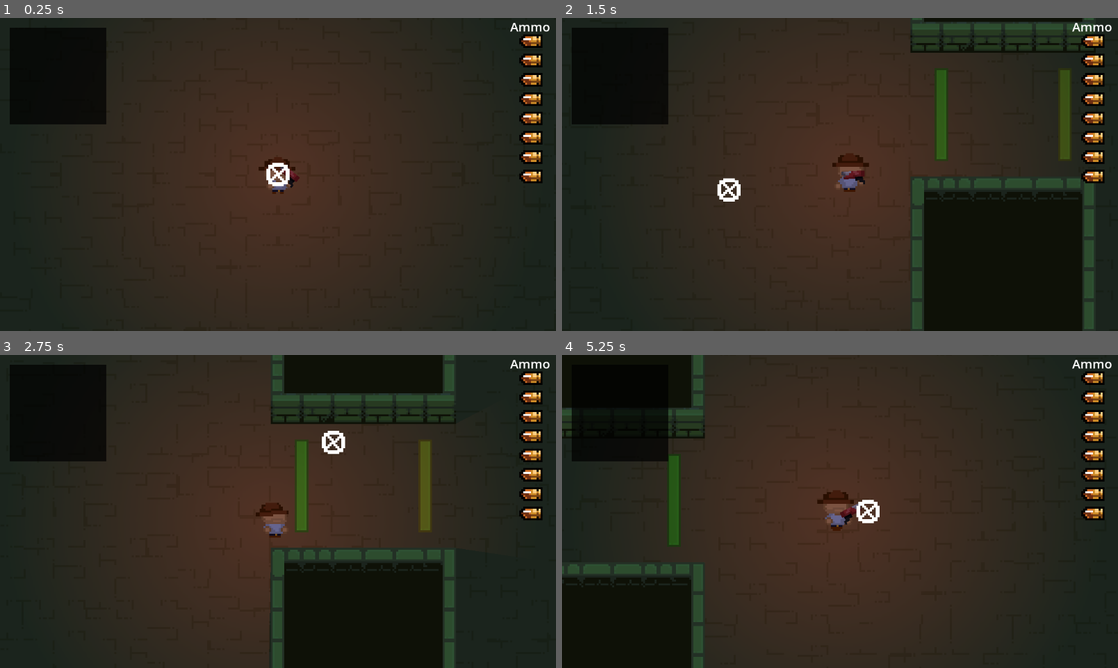
Above: before the commit, frames 1-4 (two rows, left to right).
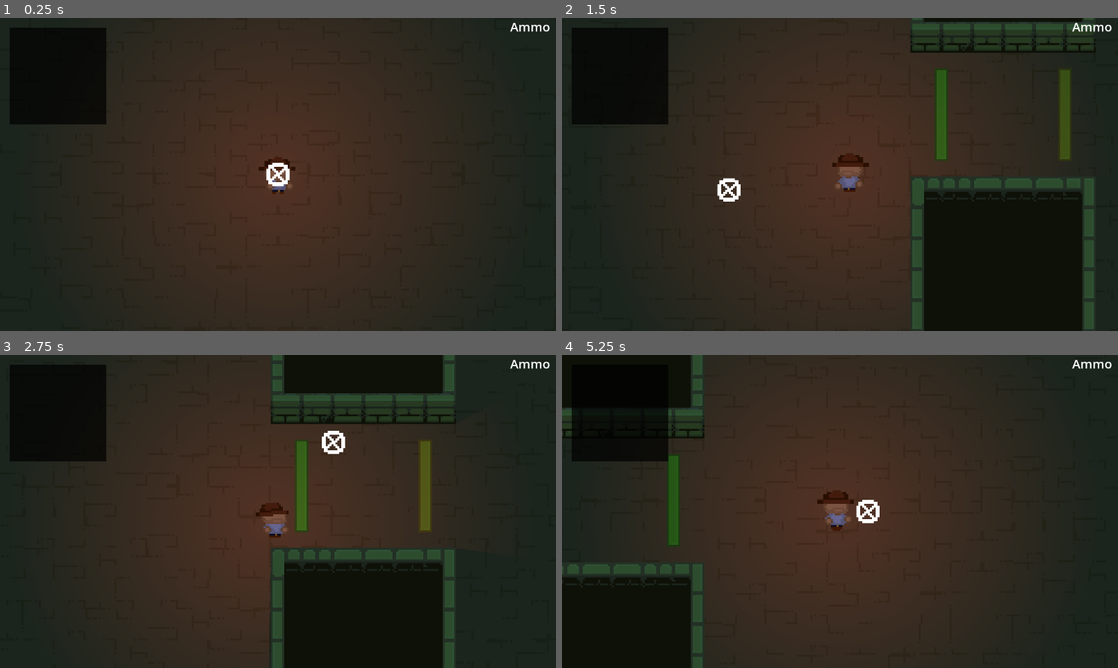
Above: after the commit, the same moments.

Repository: wonderdip/Guns-N-Gylphs
Game: Godot game, scene res://Scenes/World.tscn
Same seed, same stepped clock (60 frames per second), same inputs: the game is played once before the commit and once after it.
Inputs (mouse positions are in pixels of both pictures, inside the frame that each line leads up to):
- Up to frame 1 (0.25 s): no input
- Up to frame 2 (1.5 s): tap Enter at 0.5 s; move the mouse to (962, 158) at 0.52 s; hold Right (move_right) 0.53-1.28 s; tap Mouse wheel up (next_weapon, bound only after the commit) at 0.6 s; tap Mouse wheel down (prev_weapon, bound only after the commit) at 0.8, 1.35 s; move the mouse to (728, 190) at 1.27 s; hold Down (move_down) from 1.28 s (still down)
- Up to frame 3 (2.75 s): tap Mouse wheel up (next_weapon, bound only after the commit) at 1.55 s; move the mouse to (333, 442) at 2.02 s; release Down (move_down) at 2.03 s; hold Right (move_right) from 2.03 s (still down); right-click (333, 442) at 2.1 s; tap Mouse wheel down (prev_weapon, bound only after the commit) at 2.3 s
- Up to frame 4 (5.25 s): move the mouse to (812, 574) at 2.77 s; release Right (move_right) at 2.78 s; hold W (move_up) 2.78-3.53 s; click (812, 574) at 2.85 s; tap Mouse wheel up (next_weapon, bound only after the commit) at 3.05, 3.6, 4.55, 5.1 s; move the mouse to (1006, 558) at 3.52 s; hold Left (move_left) 3.53-5.03 s; tap Mouse wheel down (prev_weapon, bound only after the commit) at 3.8, 4.35 s; tap R (reload) at 4.15 s; move the mouse to (673, 464) at 4.27 s; move the mouse to (867, 511) at 5.02 s; hold Down (move_down) from 5.03 s (still down)

The runs differ from the first frame. In frame 1, 1.3% of the frame differs, in the area x 50-98%, y 5-55%; in frame 2, 1.4%; in frame 3, 1.3%; in frame 4, 1.5%, in the area x 0-98%, y 0-100%.
Error after the commit: Modulo by zero error in operator '%'. (res://Scripts/Autoloads/Gun_Manager.gd:35)

Commit message:
added gun resources

Diff:
--- /dev/null
+++ b/Resources/GunList.tres
@@ -0,0 +1,7 @@
+[gd_resource type="Resource" script_class="GunList" load_steps=2 format=3 uid="uid://bhfqpwxepkngo"]
+
+[ext_resource type="Script" path="res://Scripts/Guns/GunList.gd" id="1_mht5l"]
+
+[resource]
+script = ExtResource("1_mht5l")
+guns = Array[Resource("res://Scripts/Guns/GunResource.gd")]([])
--- /dev/null
+++ b/Resources/Pistol_resource.tres
@@ -0,0 +1,20 @@
+[gd_resource type="Resource" script_class="GunResource" load_steps=4 format=3 uid="uid://b8jc2g6ypenha"]
+
+[ext_resource type="PackedScene" uid="uid://bd74oxxoi3new" path="res://Scenes/Guns/Pistol.tscn" id="1_aew0p"]
+[ext_resource type="PackedScene" uid="uid://dcb07uhdlqysu" path="res://Scenes/Guns/Bullets/bullets.tscn" id="1_eqrcv"]
+[ext_resource type="Script" path="res://Scripts/Guns/GunResource.gd" id="1_pn0ol"]
+
+[resource]
+script = ExtResource("1_pn0ol")
+gun_name = "Pistol"
+gun_scene = ExtResource("1_aew0p")
+damage = 1
+magazine_size = 8
+bullet_count = 1
+reload_time = 1.0
+hold_type = 1
+shot_radius = 0.0
+shot_delay = 0.2
+bullet = ExtResource("1_eqrcv")
+description = "A basic Pistol"
+unlocked = true
--- a/Scenes/Guns/Pistol.tscn
+++ b/Scenes/Guns/Pistol.tscn
@@ -1,7 +1,6 @@
-[gd_scene load_steps=6 format=3 uid="uid://bd74oxxoi3new"]
+[gd_scene load_steps=5 format=3 uid="uid://bd74oxxoi3new"]
 
 [ext_resource type="Script" path="res://Scripts/Guns/pistol.gd" id="1_60812"]
-[ext_resource type="PackedScene" uid="uid://dcb07uhdlqysu" path="res://Scenes/Guns/Bullets/bullets.tscn" id="2_vr1hb"]
 [ext_resource type="Texture2D" uid="uid://ds2o4rnwpt0ad" path="res://Assets/Guns/Guns.png" id="3_xpybe"]
 
 [sub_resource type="Curve" id="Curve_tce1w"]
@@ -17,13 +16,6 @@
 position = Vector2(-1, 0)
 scale = Vector2(4, 4)
 script = ExtResource("1_60812")
-bullet = ExtResource("2_vr1hb")
-damage = 10
-magazine_size = 8
-bullet_count = 1
-reload_time = 1.0
-hold_type = 1
-shot_delay = 0.2
 
 [node name="Pivot" type="Marker2D" parent="."]
 
--- a/Scenes/Player.tscn
+++ b/Scenes/Player.tscn
@@ -1,17 +1,18 @@
-[gd_scene load_steps=65 format=3 uid="uid://dekfi127ulci4"]
+[gd_scene load_steps=66 format=3 uid="uid://dekfi127ulci4"]
 
 [ext_resource type="Script" path="res://Scripts/Player.gd" id="1_sa2fe"]
 [ext_resource type="Shader" uid="uid://4spx5o2wdnxh" path="res://Shaders/hit_flash.tres" id="2_5ea5e"]
 [ext_resource type="Texture2D" uid="uid://crjbyfapojsov" path="res://Assets/Characters/Archeologist nohands- Idle-Sheet.png" id="2_v2d1j"]
+[ext_resource type="Resource" uid="uid://bhfqpwxepkngo" path="res://Resources/GunList.tres" id="2_yojcs"]
 [ext_resource type="Texture2D" uid="uid://yh3l6o45rn36" path="res://Assets/Characters/Archeologist - Dodge Roll.png" id="3_7dlpc"]
 [ext_resource type="Texture2D" uid="uid://ldmllljyxup0" path="res://Assets/Characters/Archeologist - Walk-Sheet.png" id="3_ljlli"]
 [ext_resource type="Texture2D" uid="uid://bsnjnjsnhf8t1" path="res://Assets/Characters/Hands/Hands - Idle-Sheet.png" id="4_0rcak"]
 [ext_resource type="Texture2D" uid="uid://ccn3a55lkipmh" path="res://Assets/Characters/Hands/Hands2 - Idle-Sheet.png" id="4_glct2"]
-[ext_resource type="PackedScene" uid="uid://bd74oxxoi3new" path="res://Scenes/Guns/Pistol.tscn" id="4_nyc7w"]
 [ext_resource type="Texture2D" uid="uid://djlurups8mj5l" path="res://Assets/Characters/Hands/Hands2 - Walk-Sheet.png" id="5_35fxj"]
 [ext_resource type="Texture2D" uid="uid://b64yc17nmxr8f" path="res://Assets/Characters/Hands/Hands - Walk-Sheet.png" id="5_av4q2"]
 [ext_resource type="Script" path="res://Scripts/dynamic_cam.gd" id="10_sjgxa"]
 [ext_resource type="Texture2D" uid="uid://b1tlgbjsth3kq" path="res://Assets/light texture.png" id="12_moxu8"]
+[ext_resource type="Script" path="res://Scripts/Autoloads/Gun_Manager.gd" id="13_r2r1l"]
 
 [sub_resource type="CapsuleShape2D" id="CapsuleShape2D_tq7eg"]
 radius = 24.0
@@ -416,6 +417,7 @@
 script = ExtResource("1_sa2fe")
 Speed = 600
 Health = 5
+gun_list = ExtResource("2_yojcs")
 dodge_length = 0.66
 dodge_cooldown = 0.3
 dodge_invincibility_length = 0.6
@@ -453,9 +455,6 @@
 
 [node name="CurrentGun" type="Node2D" parent="."]
 
-[node name="Pistol" parent="CurrentGun" instance=ExtResource("4_nyc7w")]
-position = Vector2(24, 20)
-
 [node name="BlinkTimer" type="Timer" parent="."]
 
 [node name="DynamicCamera" type="Camera2D" parent="."]
@@ -473,3 +472,9 @@
 shadow_enabled = true
 texture = ExtResource("12_moxu8")
 texture_scale = 4.35
+
+[node name="GunManager" type="Node" parent="." node_paths=PackedStringArray("player", "current_gun_parent")]
+script = ExtResource("13_r2r1l")
+player = NodePath("..")
+gun_list_resource = ExtResource("2_yojcs")
+current_gun_parent = NodePath("../CurrentGun")
--- /dev/null
+++ b/Scripts/Autoloads/Gun_Manager.gd
@@ -0,0 +1,89 @@
+extends Node
+class_name GunManager
+
+# Reference to the player
+@export var player: Node2D
+@export var gun_list_resource: GunList
+@export var current_gun_parent: Node2D
+
+# Current gun information
+var current_gun_index: int = 0
+var equipped_guns: Array[String] = []  # Names of guns the player has
+var active_gun: Gun = null
+
+func _ready():
+	# Initialize with the first gun if available
+	if gun_list_resource and gun_list_resource.guns.size() > 0:
+		# Add unlocked guns to the player's inventory
+		for gun in gun_list_resource.get_unlocked_guns():
+			equipped_guns.append(gun.gun_name)
+
+		# Equip the first gun
+		if equipped_guns.size() > 0:
+			equip_gun(0)
+
+
+func _process(_delta):
+	# Handle weapon switching
+	if Input.is_action_just_pressed("next_weapon"):
+		next_gun()
+	elif Input.is_action_just_pressed("prev_weapon"):
+		prev_gun()
+	print(equipped_guns)
+
+func next_gun():
+	var next_index = (current_gun_index + 1) % equipped_guns.size()
+	equip_gun(next_index)
+
+func prev_gun():
+	var prev_index = (current_gun_index - 1)
+	if prev_index < 0:
+		prev_index = equipped_guns.size() - 1
+	equip_gun(prev_index)
+
+func equip_gun(index: int):
+	if index < 0 or index >= equipped_guns.size():
+		return
+
+	# Clear current gun
+	for child in current_gun_parent.get_children():
+		child.queue_free()
+
+	current_gun_index = index
+	var gun_name = equipped_guns[index]
+	var gun_resource = gun_list_resource.get_gun_by_name(gun_name)
+
+	if gun_resource and gun_resource.gun_scene:
+		# Instantiate the new gun
+		var new_gun = gun_resource.gun_scene.instantiate()
+		current_gun_parent.add_child(new_gun)
+		active_gun = new_gun
+
+		# Configure the gun with resource values
+		if new_gun.has_method("configure_from_resource"):
+			new_gun.configure_from_resource(gun_resource)
+
+func add_gun(gun_name: String) -> bool:
+	# Add a gun to the player's inventory if it exists in the gun list
+	var gun_resource = gun_list_resource.get_gun_by_name(gun_name)
+	if gun_resource and not equipped_guns.has(gun_name):
+		equipped_guns.append(gun_name)
+		return true
+	return false
+
+func remove_gun(gun_name: String) -> bool:
+	# Remove a gun from the player's inventory
+	var index = equipped_guns.find(gun_name)
+	if index != -1:
+		equipped_guns.remove_at(index)
+
+		# If we removed the current gun, equip another one
+		if index == current_gun_index:
+			if equipped_guns.size() > 0:
+				equip_gun(min(index, equipped_guns.size() - 1))
+		# If we removed a gun before the current one, adjust the index
+		elif index < current_gun_index:
+			current_gun_index -= 1
+
+		return true
+	return false
--- a/Scripts/GunList.gd
+++ /dev/null
@@ -1 +0,0 @@
-extends Node
--- /dev/null
+++ b/Scripts/Guns/GunList.gd
@@ -0,0 +1,26 @@
+extends Resource
+class_name GunList
+
+# Array of gun resources
+@export var guns: Array[GunResource] = []
+
+# Get a gun by name
+func get_gun_by_name(name: String) -> GunResource:
+	for gun in guns:
+		if gun.gun_name == name:
+			return gun
+	return null
+
+# Get a gun by index
+func get_gun_by_index(index: int) -> GunResource:
+	if index >= 0 and index < guns.size():
+		return guns[index]
+	return null
+
+# Get all unlocked guns
+func get_unlocked_guns() -> Array[GunResource]:
+	var unlocked_guns: Array[GunResource] = []
+	for gun in guns:
+		if gun.unlocked:
+			unlocked_guns.append(gun)
+	return unlocked_guns
--- /dev/null
+++ b/Scripts/Guns/GunResource.gd
@@ -0,0 +1,21 @@
+extends Resource
+class_name GunResource
+
+# Basic gun properties
+@export var gun_name: String = "Default Gun"
+@export var gun_scene: PackedScene
+@export var gun_icon: Texture2D
+
+# Gun stats (matching your Gun class properties)
+@export var damage: int = 1
+@export var magazine_size: int = 10
+@export var bullet_count: int = 1
+@export var reload_time: float = 1.0
+@export_range(0, 2) var hold_type: int = 1
+@export_range(0, 360) var shot_radius: float = 0
+@export_range(0, 10) var shot_delay: float = 0.1
+
+# Additional properties
+@export var bullet: PackedScene
+@export var description: String = "A basic gun"
+@export var unlocked: bool = true  # Whether this gun is available to the player
--- a/Scripts/Guns/gun_base.gd
+++ b/Scripts/Guns/gun_base.gd
@@ -1,25 +1,40 @@
 extends Node2D
 class_name Gun
 
-@export var bullet: PackedScene
-@export var damage: int = 0
-@export var magazine_size: int = 0
-@export var bullet_count: int = 0
-@export var reload_time: float = 0
-@export_range(0, 2) var hold_type: int = 0
-@export_range(0, 360) var shot_radius: float = 0
-@export_range(0, 1000) var shot_delay: float = 0
+# Gun properties - these will be set from GunResource
+var bullet: PackedScene
+var damage: int = 0
+var magazine_size: int = 0
+var bullet_count: int = 0
+var reload_time: float = 0
+var hold_type: int = 0
+var shot_radius: float = 0
+var shot_delay: float = 0
 
 @onready var shot_particles = $Pivot/GunSprite/BulletPoint/ShotParticles
 @onready var gun_sprite = $Pivot/GunSprite
 @onready var bullet_point = $Pivot/GunSprite/BulletPoint
 @onready var pivot = $Pivot
-@onready var player: Node2D = get_node("/root/World/Player")
+var player: CharacterBody2D
 
 var can_shoot: bool = true
 var current_mag_size: int = magazine_size
 var reloading: bool = false
+var gun_name: String = "Default Gun"
 
+# Configure gun from resource
+func configure_from_resource(resource: GunResource) -> void:
+
+	gun_name = resource.gun_name
+	bullet = resource.bullet
+	damage = resource.damage
+	magazine_size = resource.magazine_size
+	current_mag_size = magazine_size
+	bullet_count = resource.bullet_count
+	reload_time = resource.reload_time
+	hold_type = resource.hold_type
+	shot_radius = resource.shot_radius
+	shot_delay = resource.shot_delay
 
 func _process(_delta):
 	call_deferred("update_art")
@@ -42,7 +57,7 @@
 
 func _ready():
 	current_mag_size = magazine_size  # Start fully loaded
-
+	player = get_tree().get_root().find_child("Player", true, false)
 
 func shoot():
 	if not can_shoot or reloading:
@@ -82,7 +97,6 @@
 		can_shoot = true  # Otherwise, allow shooting again
 
 
-
 func reload():
 	if reloading:
 		return  # Prevent multiple reloads at once
--- a/Scripts/Player.gd
+++ b/Scripts/Player.gd
@@ -8,8 +8,11 @@
 @onready var hit_box = $HitBox
 @onready var hurt_box = $HurtBox/CollisionShape2D
 @onready var player = self
+@onready var gun_manager = $GunManager
+
 @export var Speed = 0
 @export var Health = 0
+@export var gun_list: GunList  # Add reference to GunList resource
 
 # Dodge roll parameters
 @export var dodge_speed_multiplier: float = 1.1
@@ -18,11 +21,6 @@
 @export var dodge_invincibility_length: float = 0.5
 var direction
 
-var current_gun_parent: Node2D
-var current_gun: Array
-var current_gun_sprite: Node2D
-var blinking: bool = false
-
 var dodging: bool = false
 var can_dodge: bool = true
 var dodge_direction: Vector2 = Vector2.ZERO
@@ -34,9 +32,11 @@
 
 func _ready():
 	add_to_group("Player")
-	current_gun_parent = get_node("CurrentGun")
-	current_gun = current_gun_parent.get_children()
-	current_gun_sprite = current_gun_parent.get_child(0)
+
+	# Initialize gun manager
+	gun_manager.player = self
+	gun_manager.current_gun_parent = $CurrentGun
+	gun_manager.gun_list_resource = gun_list
 
 
 func _physics_process(delta):
@@ -75,7 +75,7 @@
 	# Enemy collision detection
 	check_enemy_collisions()
 
-	#visibility handling
+	# Visibility handling
 	hand_visibility()
 
 func start_dodge():
@@ -146,26 +146,30 @@
 
 
 func hand_visibility():
-
 	mouse_pos = get_global_mouse_position()
 
 	if dodging:
 		left_hand_sprite.hide()
 		right_hand_sprite.hide()
-		current_gun_sprite.hide()
-
-	elif current_gun.size() > 0:
-		var current_gun_instance = current_gun[0]  # Assuming the first child is the active gun
-		current_gun_sprite.show()
-		if current_gun_instance.hold_type == 1 and mouse_pos.x < global_position.x:
+		if gun_manager.active_gun:
+			gun_manager.active_gun.visible = false
+
+	elif gun_manager.active_gun:
+		gun_manager.active_gun.visible = true
+		var hold_type = gun_manager.active_gun.hold_type
+
+		if hold_type == 1 and mouse_pos.x < global_position.x:
 			left_hand_sprite.hide()
 			right_hand_sprite.show()
-		elif current_gun_instance.hold_type == 1 and mouse_pos.x > global_position.x:
+		elif hold_type == 1 and mouse_pos.x > global_position.x:
 			left_hand_sprite.show()
 			right_hand_sprite.hide()
-		elif current_gun_instance.hold_type == 2:
+		elif hold_type == 2:
 			left_hand_sprite.hide()
 			right_hand_sprite.hide()
+		else:  # hold_type == 0
+			left_hand_sprite.show()
+			right_hand_sprite.show()
 	else:
 		left_hand_sprite.show()
 		right_hand_sprite.show()
--- a/project.godot
+++ b/project.godot
@@ -68,6 +68,16 @@
 , Object(InputEventKey,"resource_local_to_scene":false,"resource_name":"","device":-1,"window_id":0,"alt_pressed":false,"shift_pressed":false,"ctrl_pressed":false,"meta_pressed":false,"pressed":false,"keycode":0,"physical_keycode":32,"key_label":0,"unicode":32,"echo":false,"script":null)
 ]
 }
+next_weapon={
+"deadzone": 0.5,
+"events": [Object(InputEventMouseButton,"resource_local_to_scene":false,"resource_name":"","device":-1,"window_id":0,"alt_pressed":false,"shift_pressed":false,"ctrl_pressed":false,"meta_pressed":false,"button_mask":0,"position":Vector2(0, 0),"global_position":Vector2(0, 0),"factor":1.0,"button_index":4,"canceled":false,"pressed":false,"double_click":false,"script":null)
+]
+}
+prev_weapon={
+"deadzone": 0.5,
+"events": [Object(InputEventMouseButton,"resource_local_to_scene":false,"resource_name":"","device":-1,"window_id":0,"alt_pressed":false,"shift_pressed":false,"ctrl_pressed":false,"meta_pressed":false,"button_mask":0,"position":Vector2(0, 0),"global_position":Vector2(0, 0),"factor":1.0,"button_index":5,"canceled":false,"pressed":false,"double_click":false,"script":null)
+]
+}
 
 [layer_names]
 
